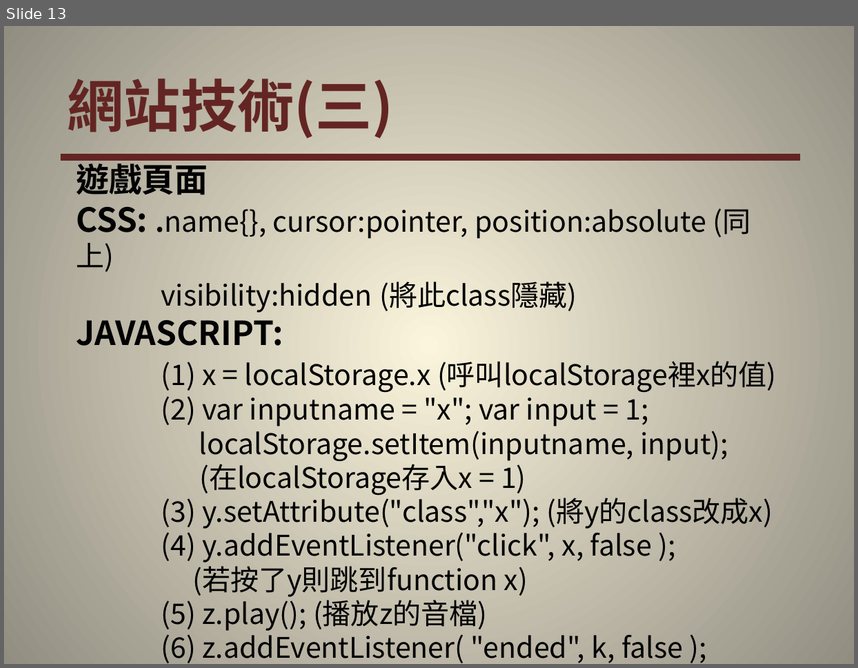
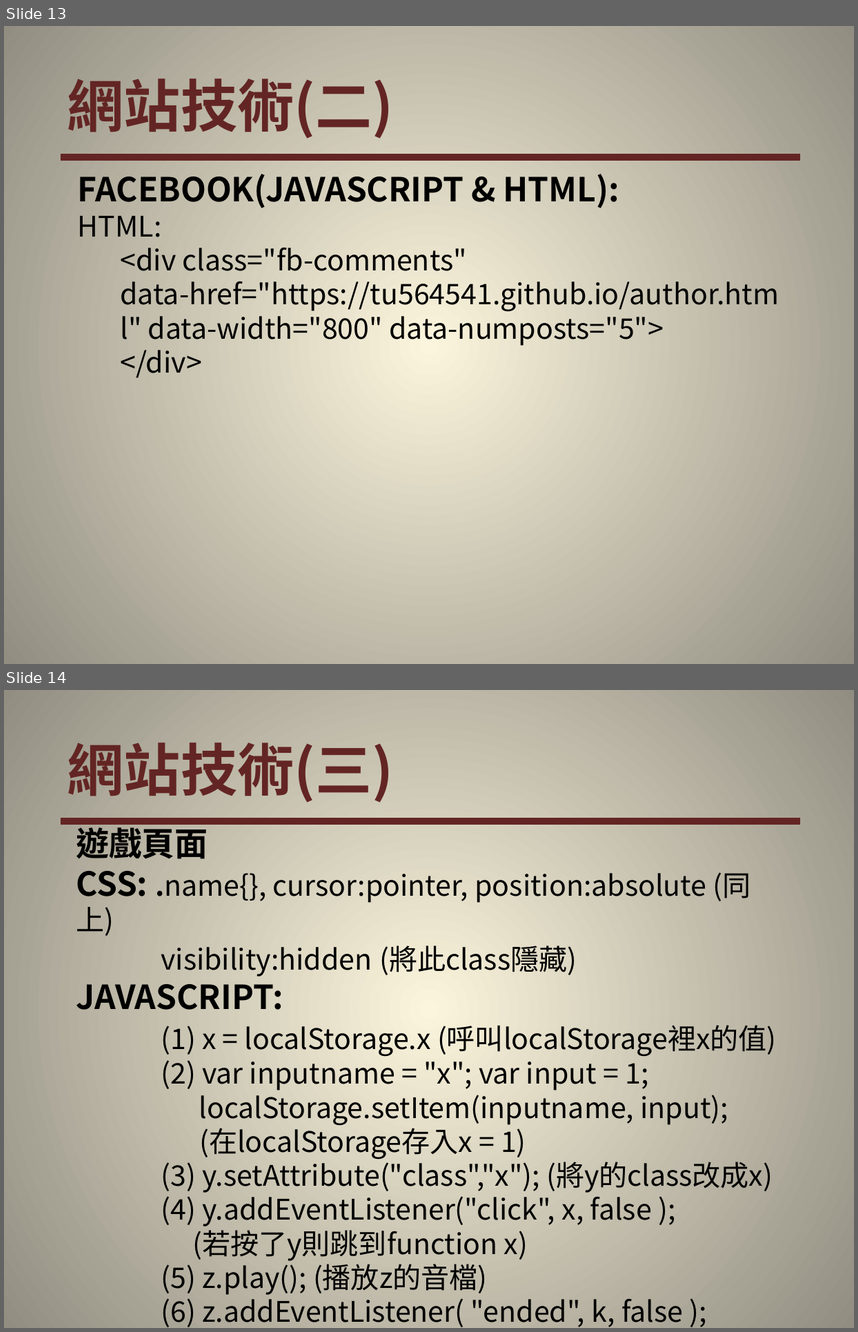
Before and after one commit to tu564541/tu564541.github.io, a slide deck: team17_00357108_00357139_endproject.pptx. Shown one above the other, each under a label of ours: slide 13 before the commit, slides 13 and 14 after it. The pictures are 858x668 and 858x1332 pixels, drawn with LibreOffice and Linux fonts; fonts in the diff are those of the drawing. Boxes give left, top, right and bottom in pixels: in the first picture for what was removed or moved away, otherwise in the second. Text is boxed around its words. In the diff, an @@ line names an element or a change of style, - is before the commit and + after.

Commit message:
19

```diff
--- a/team17_00357108_00357139_endproject.pptx
+++ b/team17_00357108_00357139_endproject.pptx
@@ slide 13 added at <box>4,26,854,664</box>, background gradient #FCF7DD to #918E81 @@
@@ text added at <box>67,78,394,138</box>, 48 pt, text #632523, bold @@
+網站技術(二)
@@ line added from (61, 158) to (800, 158), #632523 6 pt @@
@@ text added at <box>78,174,780,378</box>, 24 pt, text #000000 @@
+FACEBOOK(JAVASCRIPT & HTML):
+HTML:
+  <div class="fb-comments" data-href="https://tu564541.github.io/author.html" data-width="800" data-numposts="5">
+  </div>
@@ what was slide 13 is now slide 14 @@
```
Also in this commit, not shown: 1 slide changed.
